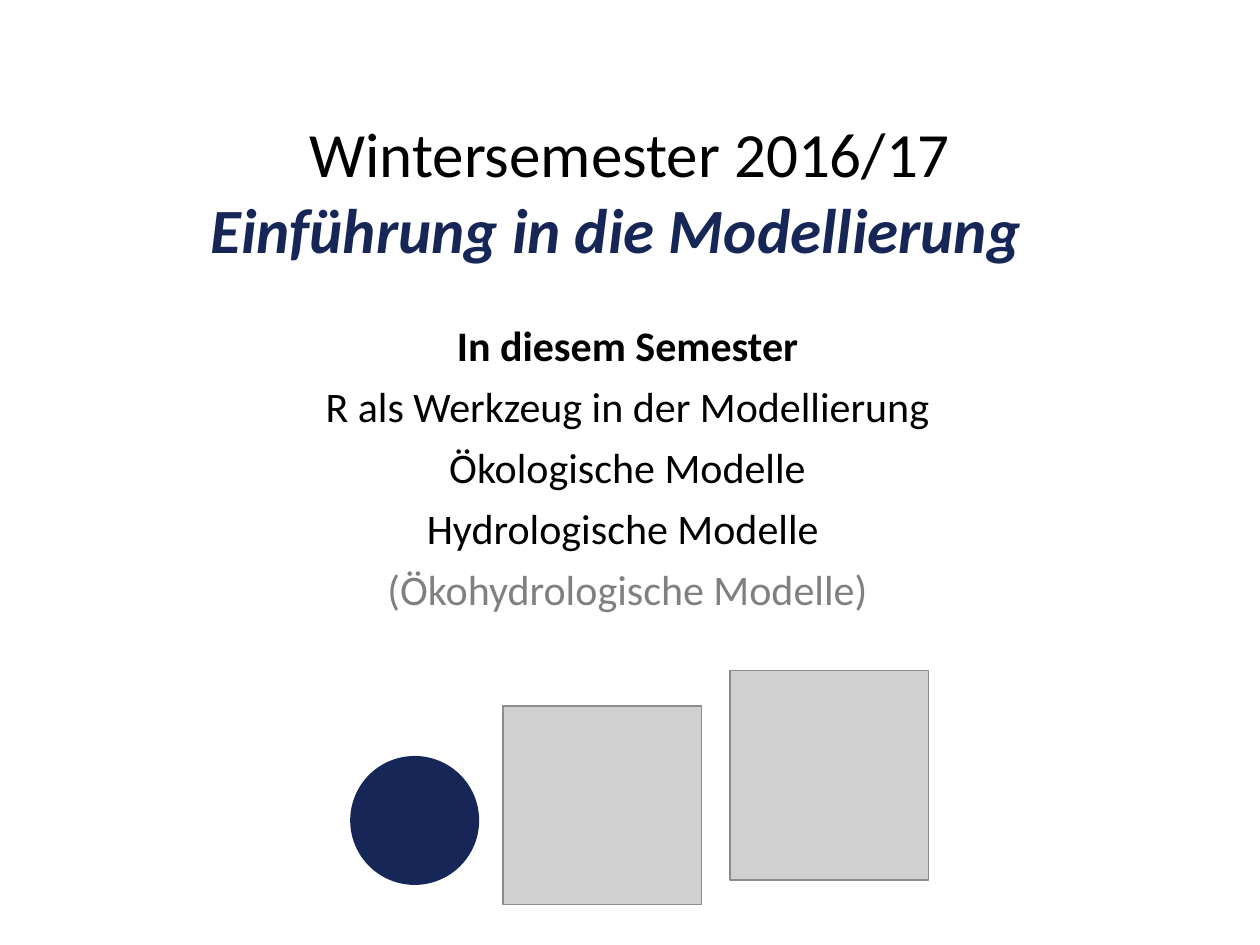
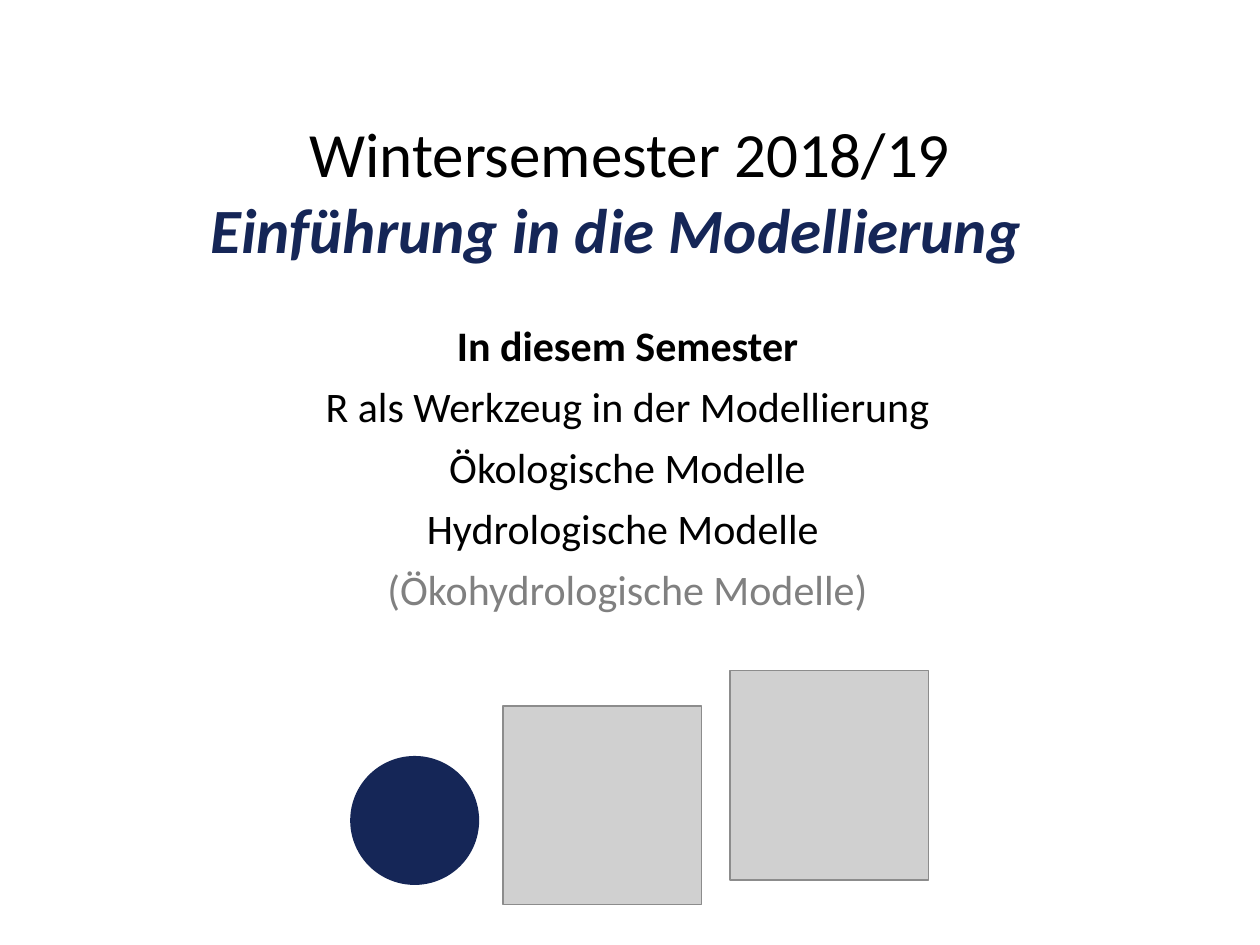
Before and after one commit to heistermann/Einf_Modellierung, a slide deck: slide 2 of Termin_1/folien/UebungModellierung#1.pptx. Drawn at 1260x945 pixels with LibreOffice and Linux fonts; fonts in the diff are those of the drawing; grey boxes stand for pictures. Boxes give left, top, right and bottom in pixels: in the first picture for what was removed or moved away, otherwise in the second. Text is boxed around its words. In the diff, an @@ line names an element or a change of style, - is before the commit and + after.

```diff
--- a/Termin_1/folien/UebungModellierung#1.pptx
+++ b/Termin_1/folien/UebungModellierung#1.pptx
@@ text at bbox=[309, 133, 950, 180]: text changed @@
-Wintersemester 2016/17
+Wintersemester 2018/19
```
Also in this commit, not shown: 5 other slides changed, 1 other file.
